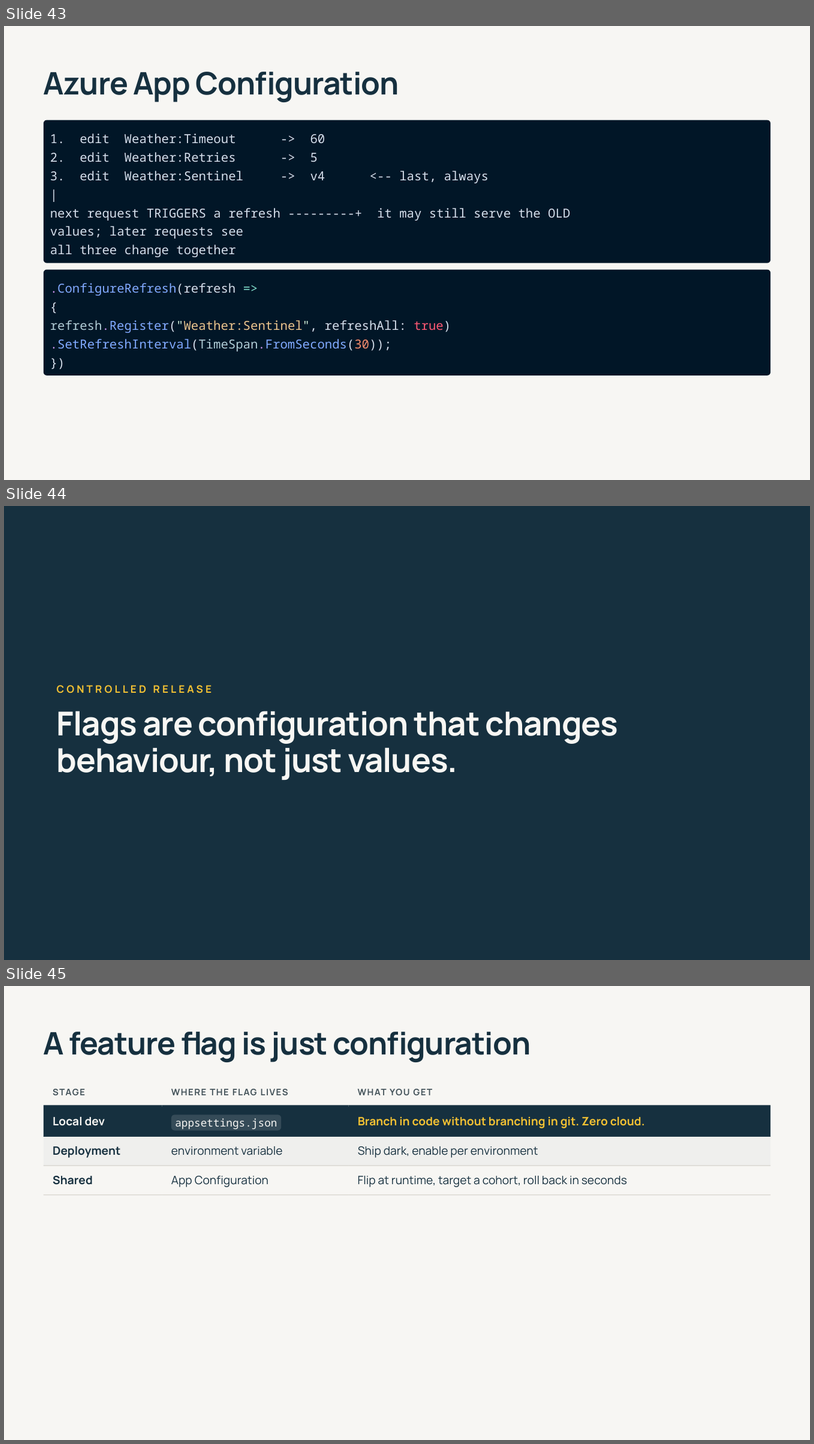
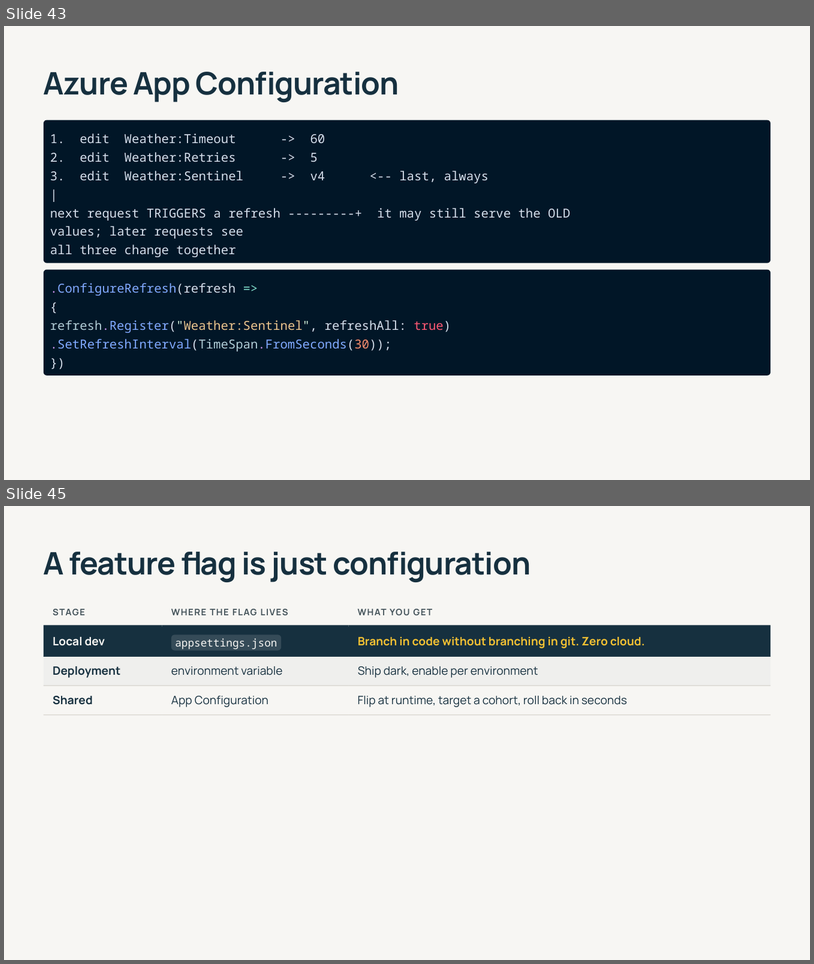
Before and after one commit to 1kevgriff/modern-dotnet-configuration, a slide deck: slides/modern-dotnet-configuration.pptx. Shown one above the other, each under a label of ours: slides 43, 44 and 45 before the commit, slides 43 and 45 after it; the slides between them are not shown. The pictures are 814x1444 and 814x964 pixels, drawn with LibreOffice and Linux fonts; fonts in the diff are those of the drawing. Boxes give left, top, right and bottom in pixels: in the first picture for what was removed or moved away, otherwise in the second. Text is boxed around its words. In the diff, an @@ line names an element or a change of style, - is before the commit and + after.

```diff
--- a/slides/modern-dotnet-configuration.pptx
+++ b/slides/modern-dotnet-configuration.pptx
@@ slide 44 removed at [4,506,810,960], background #FFFFFF @@
@@ rectangle removed at [4,506,810,960] @@
@@ text removed at [57,685,212,693] @@
-CONTROLLED RELEASE
@@ text removed at [57,711,619,780] @@
-Flags are configuration that changes behaviour, not just values.
```
Also in this commit, not shown: 10 slides changed, 3 slides added, 2 other slides removed, 5 other files.
